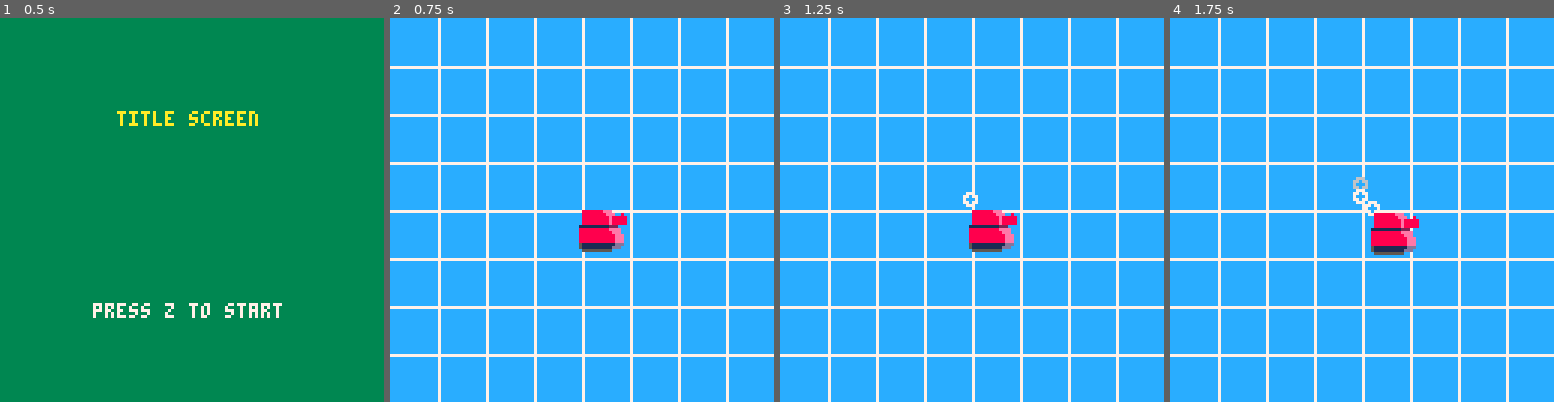
Above: before the commit, frames 1-4 (left to right).
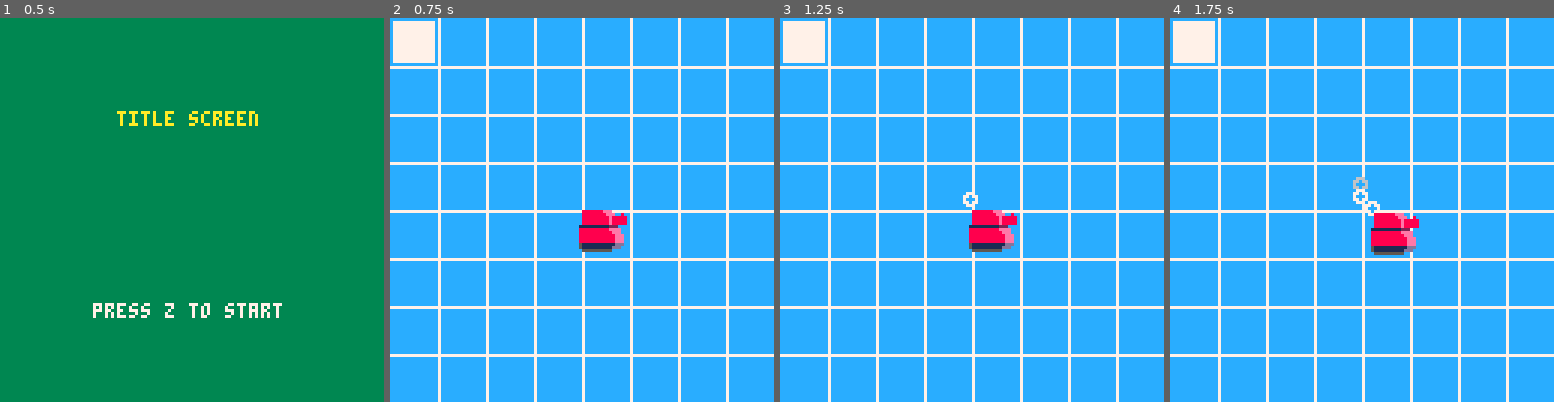
Above: after the commit, the same moments.

Repository: wbprice/pico-wars
Game: PICO-8 cartridge pico-wars.p8
Two runs of this game, one before a commit and one after it. Both use one fixed random seed, a clock stepped at 60 frames per second and the inputs below.
Inputs:
- Up to frame 1 (0.5 s): no input
- Up to frame 2 (0.75 s): tap O (Z key) at 0.7 s
- Up to frame 3 (1.25 s): no input
- Up to frame 4 (1.75 s): hold Right from 1.6 s (still down); tap O (Z key) at 1.7 s

Frame 1 is identical in both runs. In frame 2, 1.2% of the frame differs, in the area x 0-12%, y 0-12%; in frame 3, 1.2%; in frame 4, 1.2%.

Commit message:
box cursor

Diff:
--- a/pico-wars.p8
+++ b/pico-wars.p8
@@ -51,6 +51,24 @@
 	return exhaust
 end
 
+function make_box_cursor(x, y)
+	cursor = {}
+	cursor['x'] = x
+	cursor['y'] = y
+	cursor['clicked'] = false
+	cursor['blink'] = false
+	return cursor
+end
+
+function draw_box_cursor(cursor)
+	rectfill(
+		cursor.x * 16 + 1,
+		cursor.y * 16 + 1,
+		cursor.x * 16 + 14,
+		cursor.y * 16 + 14
+	)
+end
+
 function getexhaustcolor(age)
 	if age > 30 then
 		return 1
@@ -143,6 +161,7 @@
 function gamedraw()
 	rectfill(0,0,screenwidth, screenheight, 12)
 	drawgrid()
+	draw_box_cursor(make_box_cursor(0, 0))
 	playerdraw()
 end
 
